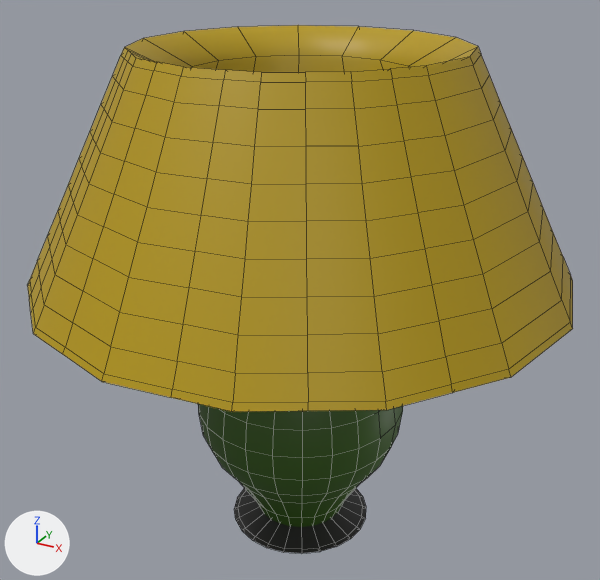
Renders of the FBX model Assets/DevelopiaModel/BedroomProps/Lamp.fbx from each side of a commit.
Rendered twice from a 50 mm camera at (0.392, -0.697, 0.402) aimed at (-0.006, 0.026, 0.041). The axes (+X, +Y, +Z) are drawn at lower left. The lights are the same throughout. Mesh edges are drawn as thin lines. Vertices at the same position are counted once.

The older version as bpy lines, for what is in view:
```python
me_mesh_010 = bpy.data.meshes.new('Mesh.010')
me_mesh_010.from_pydata(...)  # 831 vertices, 705 faces; spans x -0.273..0.282, y -0.263..0.294, z -0.284..0.299
me_mesh_010.materials.append(mat_color_palette)  # picture img_color_palette_png
ob_lamp = bpy.data.objects.new('Lamp', me_mesh_010)
ob_lamp.location = (0.0, 0.0, 0.0)
```
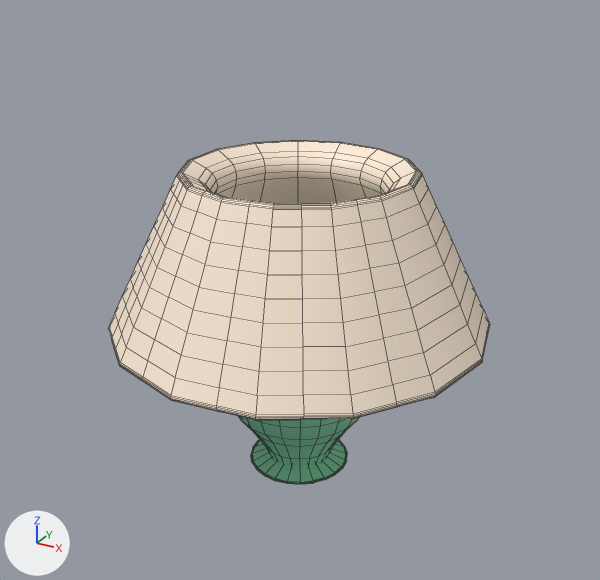
Boxes [x1, y1, x2, y2] around the edits, measured in the pictures (600 x 580 px; the box of a moved part takes in the faces that stretch with it):
```json
{"object": "Lamp", "change": "reshaped, turned, rescaled", "before": [28, 25, 573, 553], "after": [108, 140, 490, 484]}
{"part": 1, "of": "me_mesh_010", "change": "moved or reshaped", "before": [198, 404, 403, 527], "after": [239, 416, 359, 466]}
{"part": 2, "of": "me_mesh_010", "change": "added", "after": [108, 140, 490, 420]}
{"part": 3, "of": "me_mesh_010", "change": "added", "after": [251, 439, 347, 484], "on screen": "green"}
{"part": 4, "of": "me_mesh_010", "change": "deleted", "before": [28, 25, 573, 412], "on screen": "yellow"}
{"part": 5, "of": "me_mesh_010", "change": "deleted", "before": [234, 488, 366, 553], "on screen": "black"}
```

The change, as JSON lines over the scene's bpy script:
```json
{"op": "add", "block": "img_microsoftteams_image_png", "code": ["img_microsoftteams_image_png = load_image('MicrosoftTeams-image.png', '_unpacked/MicrosoftTeams-image.png', 1024, 1024, 'sRGB')"]}
{"op": "add", "block": "mat_colorpalette", "code": ["mat_colorpalette = principled_material('colorpalette')", "mat_colorpalette.texture = img_microsoftteams_image_png  # with its transparency"]}
{"block": "me_mesh_010", "where": "# used by ob_lamp; location = (0.0, 0.0, 0.0)"}
{"op": "remove", "block": "me_mesh_010", "code": "me_mesh_010.from_pydata(...)  # 831 vertices, 705 faces; spans x -0.273..0.282, y -0.263..0.294, z -0.284..0.299"}
{"op": "remove", "block": "me_mesh_010", "code": "me_mesh_010.materials.append(mat_color_palette)  # picture img_color_palette_png"}
{"op": "add", "block": "me_mesh_010", "code": "me_mesh_010.from_pydata(...)  # 1356 vertices, 1230 faces; spans x -19.682..20.342, y -19.31..19.602, z -21.379..18.865"}
{"block": "me_mesh_010", "change": "me_mesh_010 part 1: the loose piece of 321 vertices spanning x -0.115..0.117, y -0.101..0.131, z -0.253..0.067 is multiplied about its middle by the matrix ((72.631, 0.0, 0.0), (0.0, 0.0, 72.631), (0.0, -72.631, 0.0)), then moved by (0.04, -5.451, -1.164), in mat_colorpalette (picture img_microsoftteams_image_png)"}
{"block": "me_mesh_010", "change": "me_mesh_010 part 2: a new loose piece of 645 vertices spanning x -19.682..20.342, y 0.154..17.957, z -21.379..18.865, in mat_colorpalette (picture img_microsoftteams_image_png)"}
{"block": "me_mesh_010", "change": "me_mesh_010 part 3: a new loose piece of 265 vertices spanning x -5.578..5.66, y -17.391..-13.417, z -6.876..4.362, in mat_colorpalette (picture img_microsoftteams_image_png)"}
{"block": "me_mesh_010", "change": "me_mesh_010 part 4: the loose piece of 288 vertices spanning x -0.273..0.282, y -0.263..0.294, z 0.041..0.299 is deleted"}
{"block": "me_mesh_010", "change": "me_mesh_010 part 5: the loose piece of 97 vertices spanning x -0.079..0.08, y -0.064..0.095, z -0.257..-0.202 is deleted"}
{"op": "add", "block": "me_mesh_010", "code": "me_mesh_010.materials.append(mat_colorpalette)  # picture img_microsoftteams_image_png"}
{"op": "set", "path": "ob_lamp.rotation_euler", "old": "(0.0, 0.0, 0.0)", "new": "(1.571, 0.0, 0.0)", "note": "degrees (0, 0, 0) -> degrees (90, 0, 0)"}
{"op": "set", "path": "ob_lamp.scale", "old": "(1.0, 1.0, 1.0)", "new": "(0.01, 0.01, 0.01)"}
```
